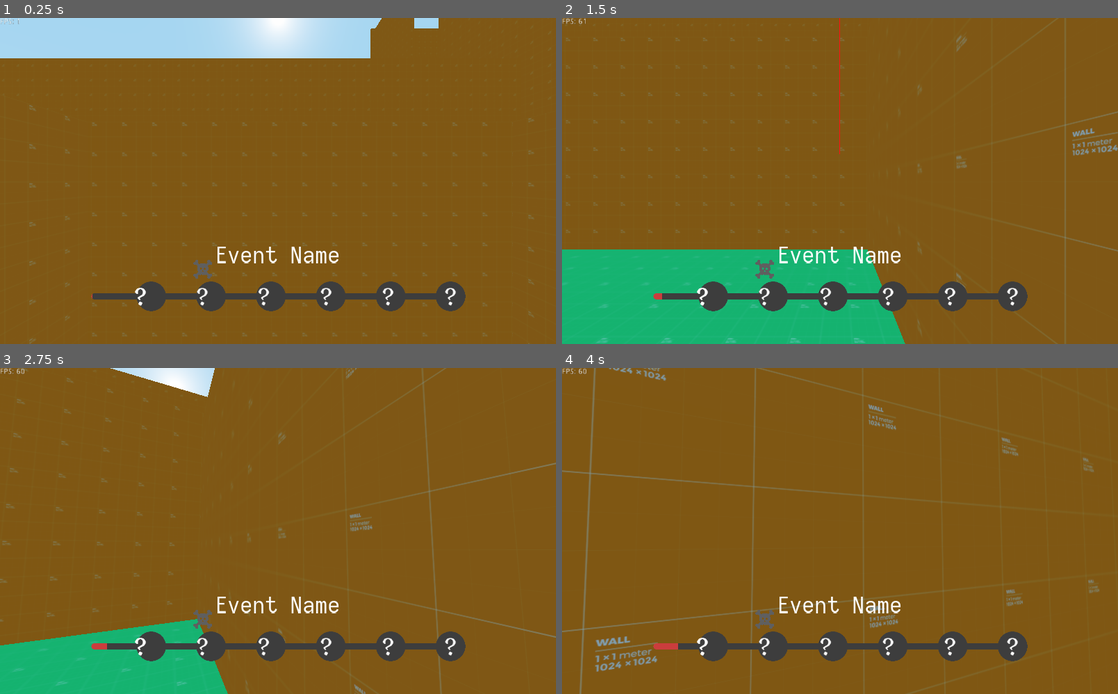
Above: before the commit, frames 1-4 (two rows, left to right).
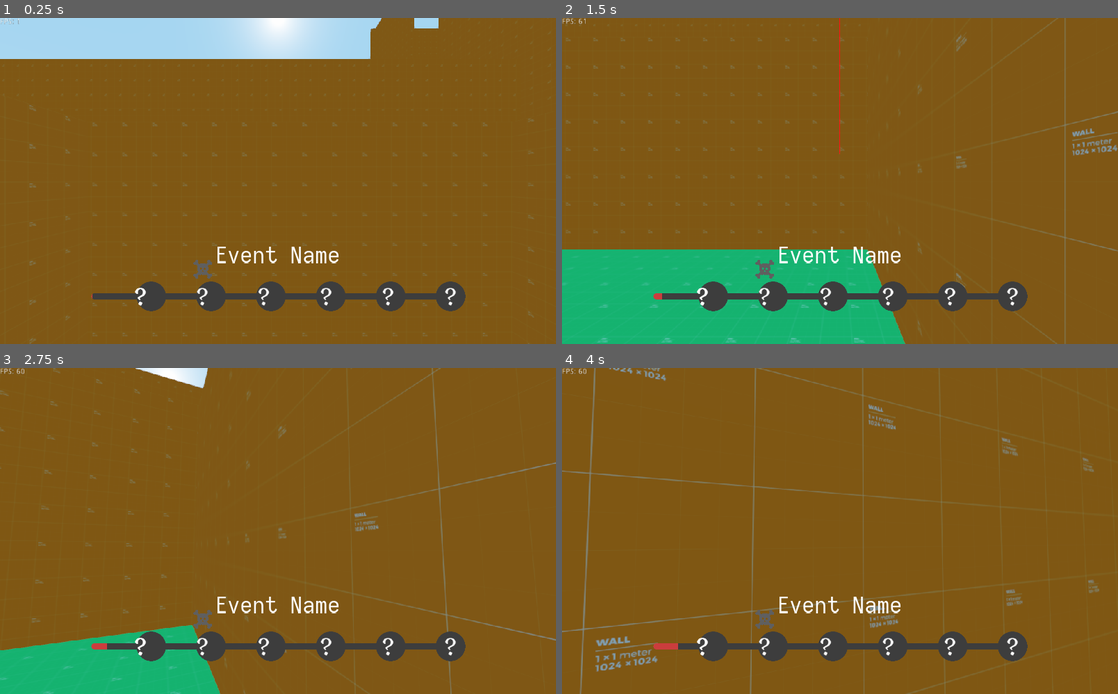
Above: after the commit, the same moments.

Repository: nwallenfang/ludum-dare-51
Game: Godot game, scene res://Logic/World.tscn
Two runs of this game, one before a commit and one after it. Both use one fixed random seed, a clock stepped at 60 frames per second and the inputs below. Before the commit the project starts from res://Levels/FirstFloor.tscn.
Inputs (mouse positions are in pixels of both pictures, inside the frame that each line leads up to):
- Up to frame 1 (0.25 s): no input
- Up to frame 2 (1.5 s): move the mouse to (962, 164) at 0.52 s; hold Right (ui_right) 0.53-1.28 s; hold Alt (change_mouse_input) 0.53-1.28 s; tap Space (jump) at 0.77 s; move the mouse to (728, 197) at 1.27 s; hold Down (ui_down) from 1.28 s (still down); click (728, 197) at 1.35 s
- Up to frame 3 (2.75 s): tap Space (jump) at 1.52 s; move the mouse to (289, 524) at 2.02 s; release Down (ui_down) at 2.03 s; hold Up (ui_up) from 2.03 s (still down); hold Shift (sprint) from 2.03 s (still down)
- Up to frame 4 (4 s): move the mouse to (834, 537) at 2.77 s; release Shift (sprint) at 2.78 s; tap Alt (change_mouse_input) at 2.85 s; tap Space (jump) at 3.02, 3.77 s; move the mouse to (1006, 579) at 3.52 s; release Up (ui_up) at 3.53 s; press the mouse at (1006, 579) at 3.53 s; hold Left (ui_left) from 3.53 s (still down)

The runs differ from the first frame. In frame 1, 0.2% of the frame differs, in the area x 0-99%, y 0-99%; in frame 2, 0.1%; in frame 3, 2.9%, in the area x 0-100%, y 0-100%; in frame 4, 0.4%.

Commit message:
camera interpolation

Diff:
--- a/Levels/FirstFloor.gd
+++ b/Levels/FirstFloor.gd
@@ -7,6 +7,7 @@
 	Game.player = $Player
 	has_key = false
 
+
 func _physics_process(delta):
 	if Game.player.global_translation.y < -30:
-		Game.restart_level()
+		Game.world.restart_level()
--- a/Logic/Events.gd
+++ b/Logic/Events.gd
@@ -14,6 +14,11 @@
 var random_events = [
 	preload("res://Logic/Events/GrowEvent.tscn").instance()
 ]
+
+
+func reset():
+	time = 0.0
+	number_triggered = 0
 
 
 var time: float
--- /dev/null
+++ b/Logic/FollowCamera.gd
@@ -0,0 +1,9 @@
+extends Camera
+
+var camera_accel = 45
+
+func _process(delta: float) -> void:
+	if Engine.get_frames_per_second() > Engine.get_physics_frames():
+		$"%FollowCamera".global_transform = $"%FollowCamera".global_transform.interpolate_with(Game.player_camera.global_transform, camera_accel * delta)
+	else:
+		$"%FollowCamera".global_transform = Game.player_camera.global_transform
--- a/Logic/Game.gd
+++ b/Logic/Game.gd
@@ -5,6 +5,8 @@
 var level_index := 0 # current level number
 var level_list := [] # all levels (just the path strings)
 var level # current level scene
+var world
+var player_camera: Camera
 
 func _ready() -> void:
 	# All Levels are added here in the beginning
@@ -15,9 +17,6 @@
 func event_triggered(event):
 	event.event()
 
-# When dying
-func restart_level():
-	get_tree().change_scene(level_list[level_index])
 
 # When reaching the end
 func load_next_level():
--- a/Logic/Player/Head.gd
+++ b/Logic/Player/Head.gd
@@ -14,6 +14,7 @@
 func _ready() -> void:
 	mouse_sensitivity = mouse_sensitivity / 1000
 	y_limit = deg2rad(y_limit)
+	Game.player_camera = $Camera
 
 
 # Called when there is an input event
--- a/Logic/Player/Player.gd
+++ b/Logic/Player/Player.gd
@@ -22,7 +22,7 @@
 
 func _ready():
 #	Input.set_mouse_mode(Input.MOUSE_MODE_CAPTURED)
-	pass
+	$MeshInstance.visible = false
 
 func _input(event: InputEvent) -> void:
 	if not mouse_beginning_set:
@@ -72,6 +72,8 @@
 	velocity = move_and_slide_with_snap(velocity, snap, up_direction,
 			stop_on_slope, 4, floor_max_angle)
 
+func _process(delta: float) -> void:
+	pass
 
 func direction_input() -> void:
 	direction = Vector3()
--- /dev/null
+++ b/Logic/World.gd
@@ -0,0 +1,17 @@
+extends Control
+
+# Declare member variables here. Examples:
+# var a: int = 2
+# var b: String = "text"
+
+
+# Called when the node enters the scene tree for the first time.
+func _ready() -> void:
+	Game.world = self
+	$ViewportContainer/Viewport/FollowCamera.make_current()
+
+# When dying
+func restart_level():
+	$"%Viewport".remove_child($"%Viewport".get_children()[0])
+	$"%Viewport".add_child(load(Game.level_list[Game.level_index]).instance())
+	Events.reset()
--- a/Logic/World.tscn
+++ b/Logic/World.tscn
@@ -1,21 +1,29 @@
-[gd_scene load_steps=2 format=2]
+[gd_scene load_steps=4 format=2]
 
 [ext_resource path="res://Levels/FirstFloor.tscn" type="PackedScene" id=1]
+[ext_resource path="res://Logic/World.gd" type="Script" id=2]
+[ext_resource path="res://Logic/FollowCamera.gd" type="Script" id=3]
 
 [node name="World" type="Control"]
 anchor_right = 1.0
 anchor_bottom = 1.0
+script = ExtResource( 2 )
 
 [node name="ViewportContainer" type="ViewportContainer" parent="."]
 anchor_right = 1.0
 anchor_bottom = 1.0
 stretch = true
 
-[node name="ViewportContainer" type="Viewport" parent="ViewportContainer"]
+[node name="Viewport" type="Viewport" parent="ViewportContainer"]
+unique_name_in_owner = true
 size = Vector2( 1024, 600 )
 size_override_stretch = true
 handle_input_locally = false
 fxaa = true
 render_target_update_mode = 3
 
-[node name="Level1" parent="ViewportContainer/ViewportContainer" instance=ExtResource( 1 )]
+[node name="Level1" parent="ViewportContainer/Viewport" instance=ExtResource( 1 )]
+
+[node name="FollowCamera" type="Camera" parent="ViewportContainer/Viewport"]
+unique_name_in_owner = true
+script = ExtResource( 3 )
--- a/UI/EventBar.tscn
+++ b/UI/EventBar.tscn
@@ -36,7 +36,7 @@
 shader_param/texture_resource = ExtResource( 6 )
 
 [sub_resource type="Curve" id=8]
-_data = [ Vector2( 0, 0.339773 ), 0.0, 0.0, 0, 0, Vector2( 1, 1 ), 0.0, 0.0, 0, 0 ]
+_data = [ Vector2( 0.00214133, 0.356818 ), 0.0, -0.0987314, 0, 0, Vector2( 1, 1 ), 0.0, 0.0, 0, 0 ]
 
 [sub_resource type="CurveTexture" id=9]
 curve = SubResource( 8 )
@@ -46,6 +46,7 @@
 gravity = Vector3( 0, 0, 0 )
 orbit_velocity = 0.0
 orbit_velocity_random = 0.0
+scale = 1.3
 scale_curve = SubResource( 9 )
 color = Color( 0.905882, 0.113725, 0.113725, 1 )
 
--- a/project.godot
+++ b/project.godot
@@ -33,7 +33,7 @@
 [application]
 
 config/name="Ludum Dare 51"
-run/main_scene="res://Levels/FirstFloor.tscn"
+run/main_scene="res://Logic/World.tscn"
 config/icon="res://icon.png"
 
 [autoload]
